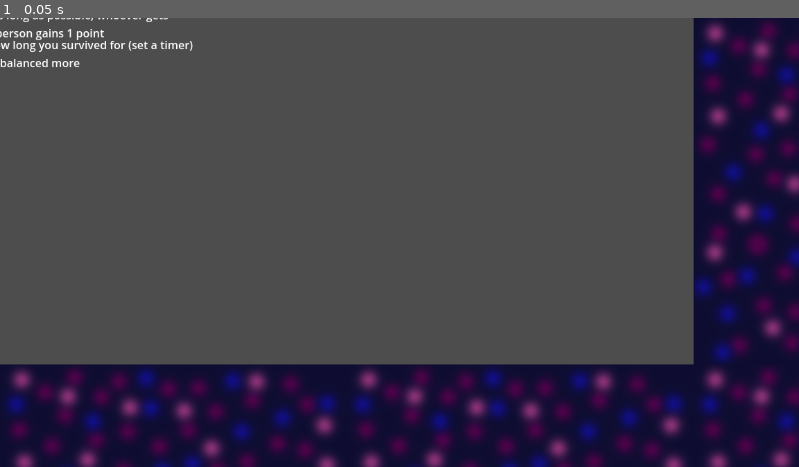
Above: before the commit, frame 1.
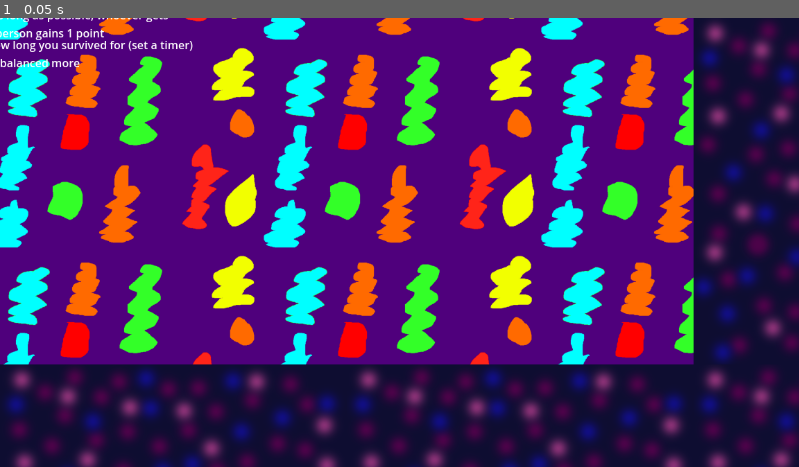
Above: after the commit, the same moment.

Repository: real-chicken-master/GDD112TempName
Game: Godot game, scene res://Minigames/bullet hell/bullet_hell.tscn
The game is run twice, just before and just after one commit, with the same random seed, the same clock (stepped at 60 frames per second) and the same inputs. This scene is started directly instead of the project's main scene.
Inputs:
- Up to frame 1 (0.05 s): no input

The runs differ from the first frame. In frame 1, 67% of the frame differs, in the area x 0-87%, y 0-78%.
Error after the commit: Invalid assignment of property or key 'global_position' with value of type 'Vector2' on a base object of type 'null instance'. (res://Minigames/bullet)

Commit message:
Bullet Hell semi final update

Diff:
--- a/Minigames/bullet hell/bullet.gd
+++ b/Minigames/bullet hell/bullet.gd
@@ -1,7 +1,7 @@
 extends Area2D
 
 const speed = 250
-var player_array = []
+var player_array = [] # putting the players into an array so that they can be randomly picked to target
 var direction
 
 @onready var p1 = get_tree().get_first_node_in_group("player1")
@@ -12,7 +12,7 @@
 		player_array.push_front(players)
 	var target_pos = (player_array[randi_range(0,1)].global_position)
 	direction = (target_pos - global_position).normalized()
-# selecting a player to go towards
+# selecting a player to go towards and setting the target direction to move in
 
 func _process(delta):
 	global_position += direction * speed * delta
@@ -24,10 +24,11 @@
 
 func hit():
 	Globals.change_scene(preload("res://lobby/main_lobby.tscn").instantiate())
+# when bullet hits a player, it will bring them to the main lobby
 
 # checking if its the players that made contact with the bullets and giving points to whoever didnt hit the bullet and the movement code toward the player chosen.
 func _on_body_entered(body):
-	if (body == p1 || p2):
+	if (body == p1 or body == p2):
 		if (body == p1):
 			Globals.p2_Score += 1
 		if (body == p2):
--- a/Minigames/bullet hell/bullet_hell.gd
+++ b/Minigames/bullet hell/bullet_hell.gd
@@ -7,7 +7,8 @@
 
 
 func _ready():
-	pass
+	get_tree().get_first_node_in_group("player1").global_position = $"PlayerSpawns/p1 spawn".global_position
+	get_tree().get_first_node_in_group("player2").global_position = $"PlayerSpawns/p2 spawn".global_position
 
 func _process(_delta):
 	pass
--- a/Minigames/bullet hell/bullet_hell.tscn
+++ b/Minigames/bullet hell/bullet_hell.tscn
@@ -1,6 +1,7 @@
-[gd_scene load_steps=5 format=3 uid="uid://caehaixig1qq1"]
+[gd_scene load_steps=6 format=3 uid="uid://caehaixig1qq1"]
 
 [ext_resource type="Script" path="res://Minigames/bullet hell/bullet_hell.gd" id="1_4bkeb"]
+[ext_resource type="Texture2D" uid="uid://cq2mwxsdgxkmu" path="res://Texture and Mesh/background art.png" id="2_b8qly"]
 [ext_resource type="Texture2D" uid="uid://cyf1bwyfkocfq" path="res://Texture and Mesh/ArcadeWall.png" id="2_vyarn"]
 
 [sub_resource type="TileSetAtlasSource" id="TileSetAtlasSource_1osdu"]
@@ -19,12 +20,28 @@
 [node name="Bullet Hell" type="Node2D"]
 script = ExtResource("1_4bkeb")
 
+[node name="BackgroundArt" type="Sprite2D" parent="."]
+texture_repeat = 2
+position = Vector2(14, 5)
+scale = Vector2(0.5, 0.5)
+texture = ExtResource("2_b8qly")
+region_enabled = true
+region_rect = Rect2(-29746.2, -5259.12, 42508.1, 21187.8)
+
 [node name="TileMap" type="TileMap" parent="."]
 tile_set = SubResource("TileSet_m5qtq")
 format = 2
 layer_0/tile_data = PackedInt32Array(131069, 0, 0, 65533, 0, 0, -3, 0, 0, -65539, 0, 0, -65538, 0, 0, -65537, 0, 0, -131072, 0, 0, -131071, 0, 0, -131070, 0, 0, -65534, 0, 0, 2, 0, 0, 65538, 0, 0, 65537, 0, 0, 65536, 0, 0, 131071, 0, 0, 131070, 0, 0)
 
 [node name="projectiles" type="Node2D" parent="."]
+
+[node name="PlayerSpawns" type="Node2D" parent="."]
+
+[node name="p1 spawn" type="Marker2D" parent="PlayerSpawns"]
+position = Vector2(-100, 145)
+
+[node name="p2 spawn" type="Marker2D" parent="PlayerSpawns"]
+position = Vector2(100, 145)
 
 [node name="Bullet Spawns" type="Node2D" parent="."]
 
@@ -65,13 +82,13 @@
 [node name="Label2" type="Label" parent="."]
 offset_left = -220.0
 offset_top = 27.0
-offset_right = 239.0
-offset_bottom = 128.0
+offset_right = 279.0
+offset_bottom = 76.0
 text = "In your review note down how long you survived for (set a timer)
 so that the bullethell can be balanced more"
 
 [connection signal="timeout" from="Easy" to="." method="_on_easy_timeout"]
 [connection signal="timeout" from="Intermediate" to="." method="_on_intermediate_timeout"]
 [connection signal="timeout" from="Hard" to="." method="_on_hard_timeout"]
+[connection signal="timeout" from="Extreme" to="." method="_on_extreme_timeout"]
 [connection signal="timeout" from="Extreme" to="." method="_on_hard_timeout"]
-[connection signal="timeout" from="Extreme" to="." method="_on_extreme_timeout"]
Not shown: 1 places in Minigames/maze/maze.tscn that only renumber resources
Renamed: background art.png -> Texture and Mesh/background art.png
